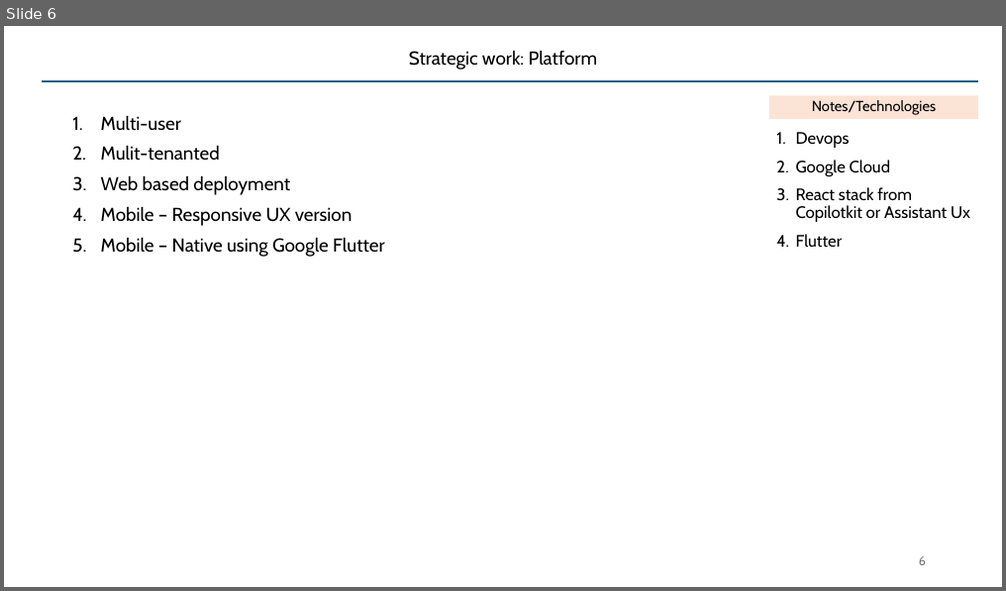
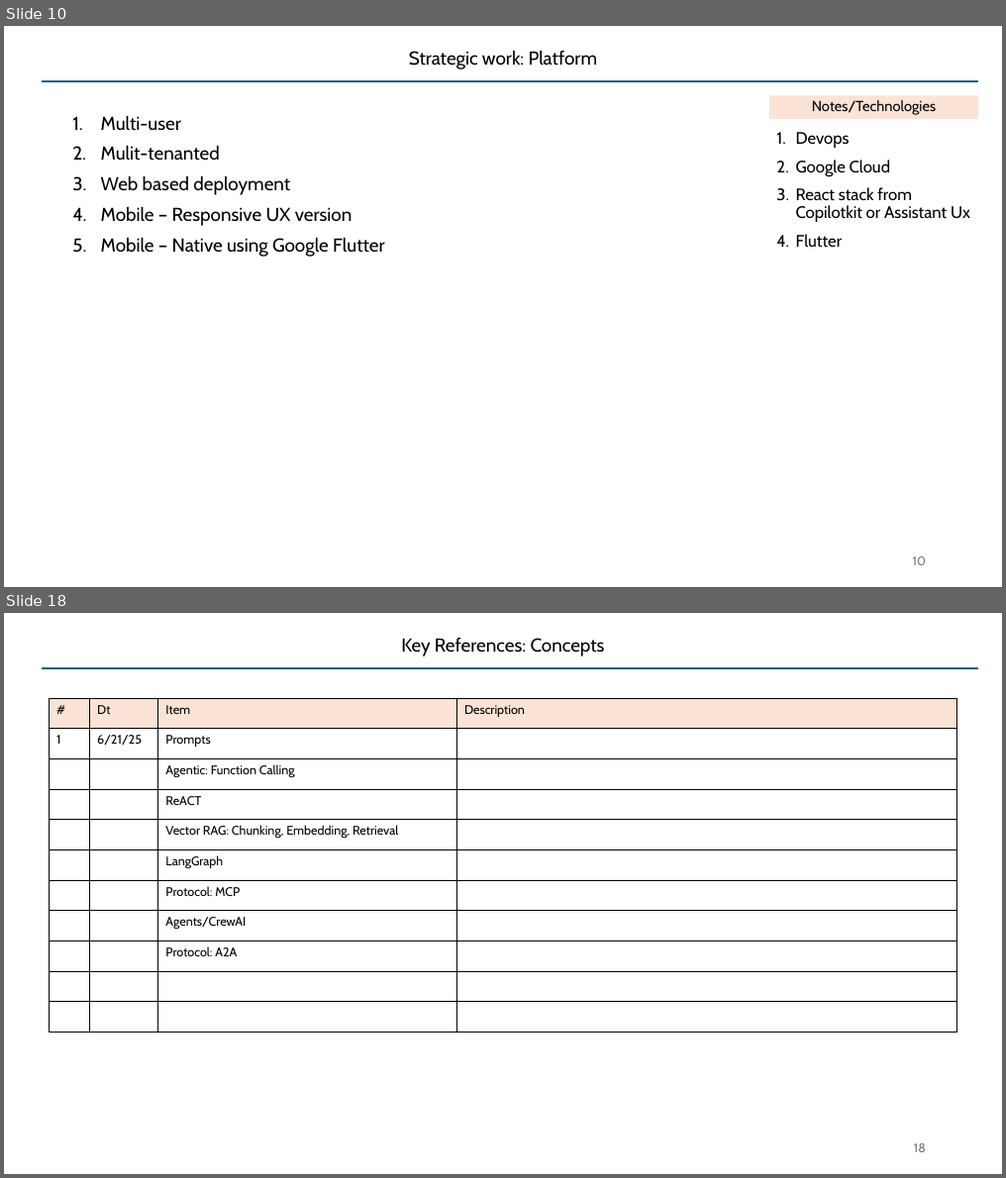
Before and after one commit to SatyaKomatineni/articles-repo, a slide deck: architecture/applied-genai-testbed.pptx. Shown one above the other, each under a label of ours: slide 6 before the commit, slides 10 and 18 after it; the slides between them are not shown. The pictures are 1006x591 and 1006x1178 pixels, drawn with LibreOffice and Linux fonts; fonts in the diff are those of the drawing. Boxes give left, top, right and bottom in pixels: in the first picture for what was removed or moved away, otherwise in the second. Text is boxed around its words. In the diff, an @@ line names an element or a change of style, - is before the commit and + after.

```diff
--- a/architecture/applied-genai-testbed.pptx
+++ b/architecture/applied-genai-testbed.pptx
@@ slide 18 added at [4,613,1002,1174], background #FFFFFF; not listed: 1 template element that a slide beside it also shows @@
@@ title added at [401,638,605,657], 18 pt, text #000000 @@
+Key References: Concepts
@@ table added at [49,698,957,1032], 11 rows, 4 columns @@
+# | Dt | Item | Description
+1 | 6/21/25 | Prompts | 
+ |  | Agentic: Function Calling | 
+ |  | ReACT | 
+ |  | Vector RAG: Chunking, Embedding, Retrieval | 
+ |  | LangGraph | 
+ |  | Protocol: MCP | 
+ |  | Agents/CrewAI | 
+ |  | Protocol: A2A | 
+ |  |  | 
+ |  |  | 
@@ page number added at [914,1144,926,1153], 12 pt, text #797979 @@
+18
@@ what was slide 6 is now slide 10 @@
@@ page number at [913,557,926,566]: text changed @@
-6
+10
```
Also in this commit, not shown: 3 slides changed, 13 other slides added.
